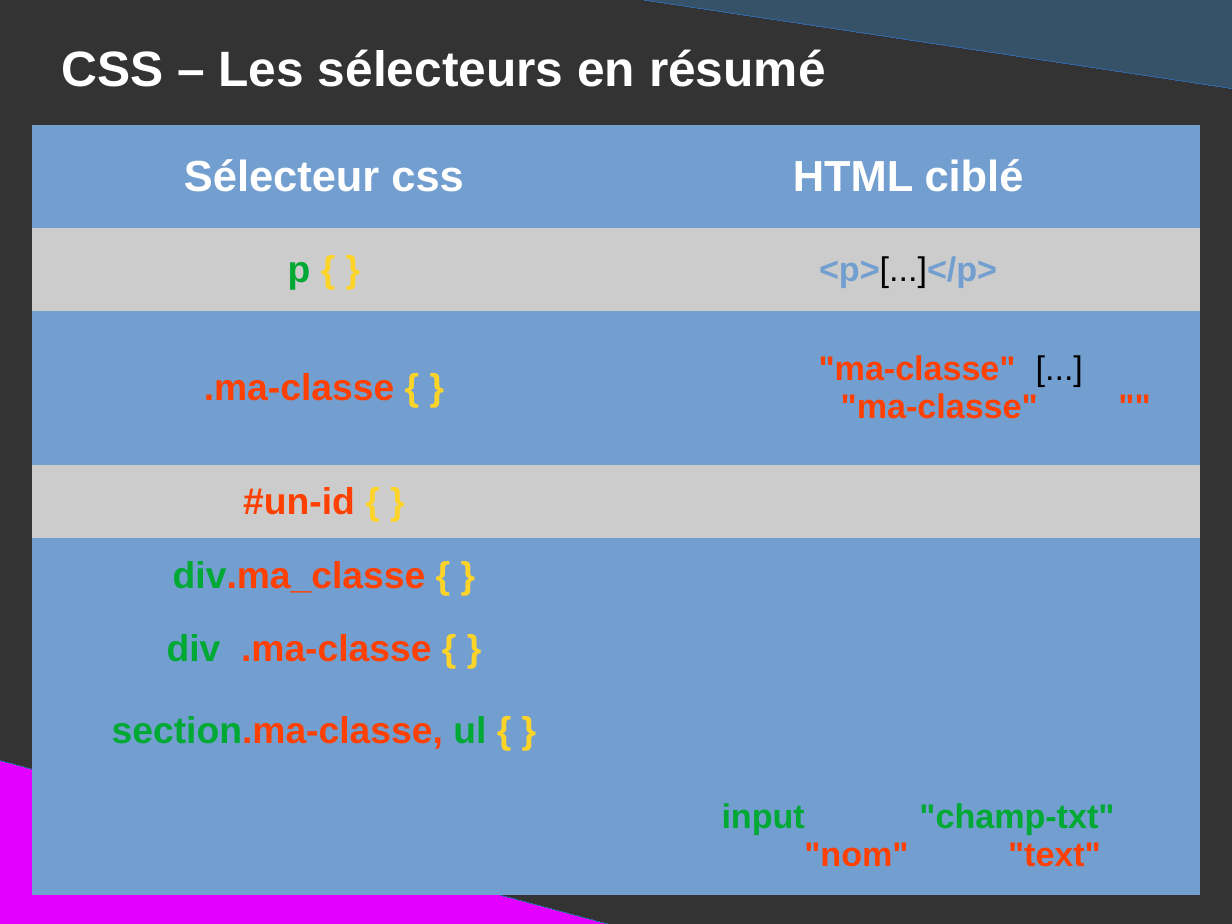
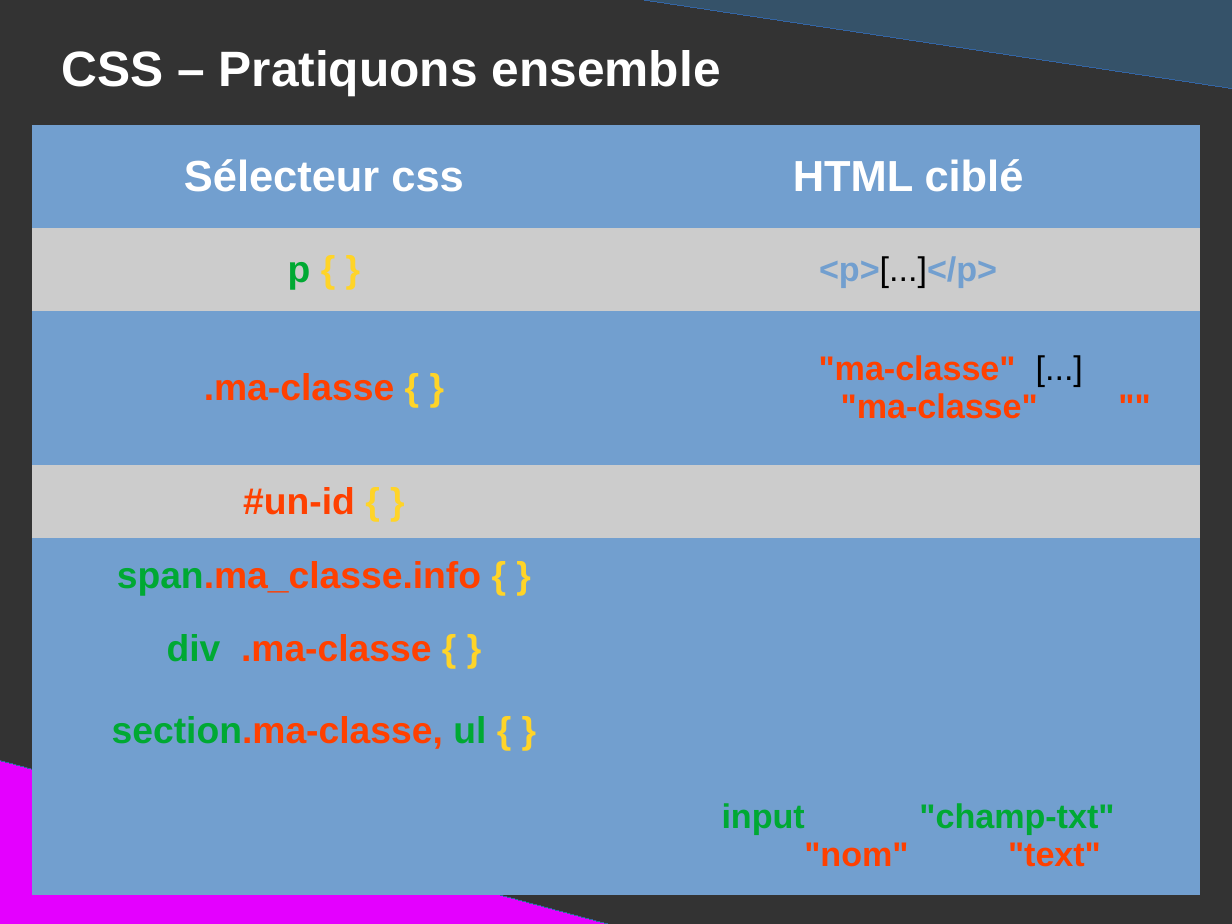
Before and after one commit to DanYellow/presentations, a slide deck: slide 89 of mmi/html/travaux-pratiques/numero-1/presentation.odp (slide 85 before the commit). Drawn at 1232x924 pixels with LibreOffice and Linux fonts; fonts in the diff are those of the drawing. Boxes give left, top, right and bottom in pixels: in the first picture for what was removed or moved away, otherwise in the second. Text is boxed around its words. In the diff, an @@ line names an element or a change of style, - is before the commit and + after.

```diff
--- a/mmi/html/travaux-pratiques/numero-1/presentation.odp
+++ b/mmi/html/travaux-pratiques/numero-1/presentation.odp
@@ title at (61,50,721,96): text changed @@
-CSS – Les sélecteurs en résumé
+CSS – Pratiquons ensemble
@@ table at (31,125,1201,895) @@
-row 5, column 1: div.ma_classe { }
+row 5, column 1: span.ma_classe.info { }
```
Also in this commit, not shown: 6 other slides changed, 12 slides added, 2 slides removed, 4 other files.
